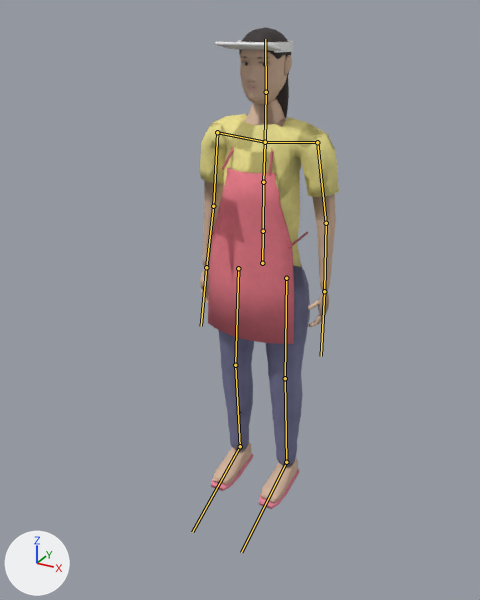
The FBX model Assets/Models/ThaiBobaShop/Characters/NPC_Vendor.fbx, before and after one commit.
Both versions are drawn from a camera (50 mm lens) standing at (0.953, -1.891, 1.674) and looking at (0.007, -0.17, 0.813). Every picture has the same lights, and +X, +Y and +Z are marked at lower left. The first picture is the older version. The bones that bend it are drawn over the model as lines.

The first picture shows 'NPC_Vendor', 'NPC_Vendor_LOD1'.
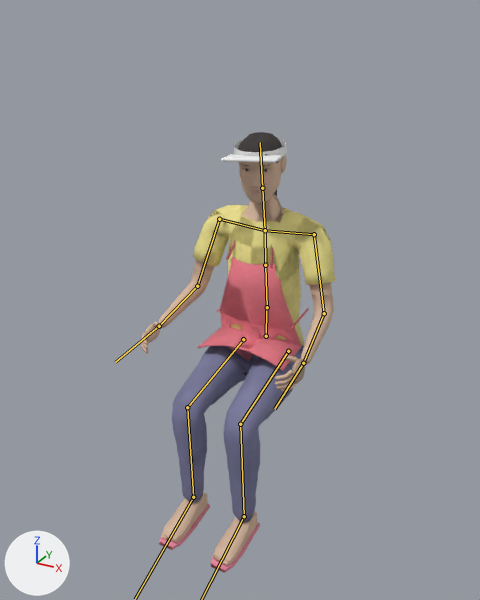
The newer file adds an action. The first version stands in its rest pose; the second is drawn at frame 37 of the action 'Sit'.

Pixel boxes (x1, y1, x2, y2) of what changed, in the pictures (480 x 600 px):
'NPC_Vendor', posed (39% wider, 8% shorter): before (200, 28, 337, 509); after (142, 132, 333, 573)
'NPC_Vendor_LOD1', posed (39% wider, 9% shorter): before (200, 27, 339, 508); after (141, 132, 335, 571)
bone 'Hips', root to tip: before (262, 263) to (263, 233); after (266, 336) to (266, 310)
bone 'Spine', root to tip: before (263, 231) to (263, 182); after (267, 307) to (265, 265)
bone 'Chest', root to tip: before (263, 182) to (265, 142); after (265, 265) to (265, 230)
bone 'Head', root to tip: before (266, 92) to (265, 39); after (262, 188) to (260, 142)
bone 'UpperArm.L', root to tip: before (317, 142) to (326, 223); after (314, 234) to (324, 313)
bone 'LowerArm.L', root to tip: before (326, 223) to (324, 291); after (324, 313) to (303, 363)
bone 'Hand.L', root to tip: before (324, 291) to (321, 356); after (303, 363) to (274, 409)
bone 'UpperArm.R', root to tip: before (217, 132) to (213, 206); after (219, 219) to (197, 286)
bone 'LowerArm.R', root to tip: before (213, 206) to (206, 267); after (197, 286) to (159, 326)
bone 'Hand.R', root to tip: before (206, 267) to (201, 326); after (159, 326) to (115, 362)
bone 'UpperLeg.L', root to tip: before (286, 278) to (285, 378); after (288, 351) to (240, 424)
bone 'LowerLeg.L', root to tip: before (285, 378) to (286, 462); after (240, 424) to (244, 516)
bone 'UpperLeg.R', root to tip: before (238, 268) to (235, 365); after (243, 339) to (187, 407)
bone 'LowerLeg.R', root to tip: before (235, 365) to (240, 446); after (187, 407) to (193, 497)
bone 'Foot.R', root to tip: before (240, 446) to (192, 532); after (193, 497) to (135, 599)

Edits to the bpy script that builds the scene:
```text
Change bone_hips:
    where bone_hips = bpy.data.objects['NPC_Vendor_Rig'].pose.bones['Hips']
    bone_hips.location: (0.0, 0.0, 0.0) -> (0.0, -0.292, -0.047)
Change bone_spine:
    where bone_spine = bpy.data.objects['NPC_Vendor_Rig'].pose.bones['Spine']  # child of 'Hips'
    bone_spine.rotation_quaternion: (1.0, 0.0, 0.0, 0.0) -> (0.999, 0.035, 0.0, 0.0)  # degrees (0, 0, 0) -> degrees (4, 0, 0)
Change bone_chest:
    where bone_chest = bpy.data.objects['NPC_Vendor_Rig'].pose.bones['Chest']  # child of 'Spine'
    bone_chest.rotation_quaternion: (1.0, 0.0, 0.0, 0.0) -> (0.999, 0.035, 0.0, 0.0)  # degrees (0, 0, 0) -> degrees (4, 0, 0)
Change bone_head:
    where bone_head = bpy.data.objects['NPC_Vendor_Rig'].pose.bones['Head']  # child of 'Neck'
    bone_head.rotation_quaternion: (1.0, 0.0, 0.0, 0.0) -> (0.993, -0.008, 0.122, -0.005)  # degrees (0, 0, 0) -> degrees (-1, 14, -1)
Change bone_upperarm_l:
    where bone_upperarm_l = bpy.data.objects['NPC_Vendor_Rig'].pose.bones['UpperArm.L']  # child of 'Shoulder.L'
    bone_upperarm_l.rotation_quaternion: (1.0, 0.0, 0.0, 0.0) -> (0.977, -0.19, -0.018, -0.093)  # degrees (0, 0, 0) -> degrees (-22, -4, -10)
Change bone_lowerarm_l:
    where bone_lowerarm_l = bpy.data.objects['NPC_Vendor_Rig'].pose.bones['LowerArm.L']  # child of 'UpperArm.L'
    bone_lowerarm_l.rotation_quaternion: (1.0, 0.0, 0.0, 0.0) -> (0.914, -0.404, -0.031, -0.035)  # degrees (0, 0, 0) -> degrees (-48, -5, -2)
Change bone_hand_l:
    where bone_hand_l = bpy.data.objects['NPC_Vendor_Rig'].pose.bones['Hand.L']  # child of 'LowerArm.L'
    bone_hand_l.rotation_quaternion: (1.0, 0.0, 0.0, 0.0) -> (0.996, -0.087, -0.004, -0.005)  # degrees (0, 0, 0) -> degrees (-10, -1, -1)
Change bone_upperarm_r:
    where bone_upperarm_r = bpy.data.objects['NPC_Vendor_Rig'].pose.bones['UpperArm.R']  # child of 'Shoulder.R'
    bone_upperarm_r.rotation_quaternion: (1.0, 0.0, 0.0, 0.0) -> (0.977, -0.19, 0.018, 0.093)  # degrees (0, 0, 0) -> degrees (-22, 4, 10)
Change bone_lowerarm_r:
    where bone_lowerarm_r = bpy.data.objects['NPC_Vendor_Rig'].pose.bones['LowerArm.R']  # child of 'UpperArm.R'
    bone_lowerarm_r.rotation_quaternion: (1.0, 0.0, 0.0, 0.0) -> (0.914, -0.404, 0.031, 0.035)  # degrees (0, 0, 0) -> degrees (-48, 5, 2)
Change bone_hand_r:
    where bone_hand_r = bpy.data.objects['NPC_Vendor_Rig'].pose.bones['Hand.R']  # child of 'LowerArm.R'
    bone_hand_r.rotation_quaternion: (1.0, 0.0, 0.0, 0.0) -> (0.996, -0.087, 0.004, 0.005)  # degrees (0, 0, 0) -> degrees (-10, 1, 1)
Change bone_upperleg_l:
    where bone_upperleg_l = bpy.data.objects['NPC_Vendor_Rig'].pose.bones['UpperLeg.L']  # child of 'Hips'
    bone_upperleg_l.rotation_quaternion: (1.0, 0.0, 0.0, 0.0) -> (0.789, -0.614, -0.013, -0.013)  # degrees (0, 0, 0) -> degrees (-76, -2, 0)
Change bone_lowerleg_l:
    where bone_lowerleg_l = bpy.data.objects['NPC_Vendor_Rig'].pose.bones['LowerLeg.L']  # child of 'UpperLeg.L'
    bone_lowerleg_l.rotation_quaternion: (1.0, 0.0, 0.0, 0.0) -> (0.801, 0.599, 0.003, 0.003)  # degrees (0, 0, 0) -> degrees (74, 0, 0)
Change bone_foot_l:
    where bone_foot_l = bpy.data.objects['NPC_Vendor_Rig'].pose.bones['Foot.L']  # child of 'LowerLeg.L'
    bone_foot_l.rotation_quaternion: (1.0, 0.0, 0.0, 0.0) -> (1.0, 0.019, 0.0, 0.0)  # degrees (0, 0, 0) -> degrees (2, 0, 0)
Change bone_upperleg_r:
    where bone_upperleg_r = bpy.data.objects['NPC_Vendor_Rig'].pose.bones['UpperLeg.R']  # child of 'Hips'
    bone_upperleg_r.rotation_quaternion: (1.0, 0.0, 0.0, 0.0) -> (0.789, -0.614, 0.013, 0.013)  # degrees (0, 0, 0) -> degrees (-76, 2, 0)
Change bone_lowerleg_r:
    where bone_lowerleg_r = bpy.data.objects['NPC_Vendor_Rig'].pose.bones['LowerLeg.R']  # child of 'UpperLeg.R'
    bone_lowerleg_r.rotation_quaternion: (1.0, 0.0, 0.0, 0.0) -> (0.801, 0.599, -0.003, -0.003)  # degrees (0, 0, 0) -> degrees (74, 0, 0)
Change bone_foot_r:
    where bone_foot_r = bpy.data.objects['NPC_Vendor_Rig'].pose.bones['Foot.R']  # child of 'LowerLeg.R'
    bone_foot_r.rotation_quaternion: (1.0, 0.0, 0.0, 0.0) -> (1.0, 0.019, 0.0, 0.0)  # degrees (0, 0, 0) -> degrees (2, 0, 0)
```
